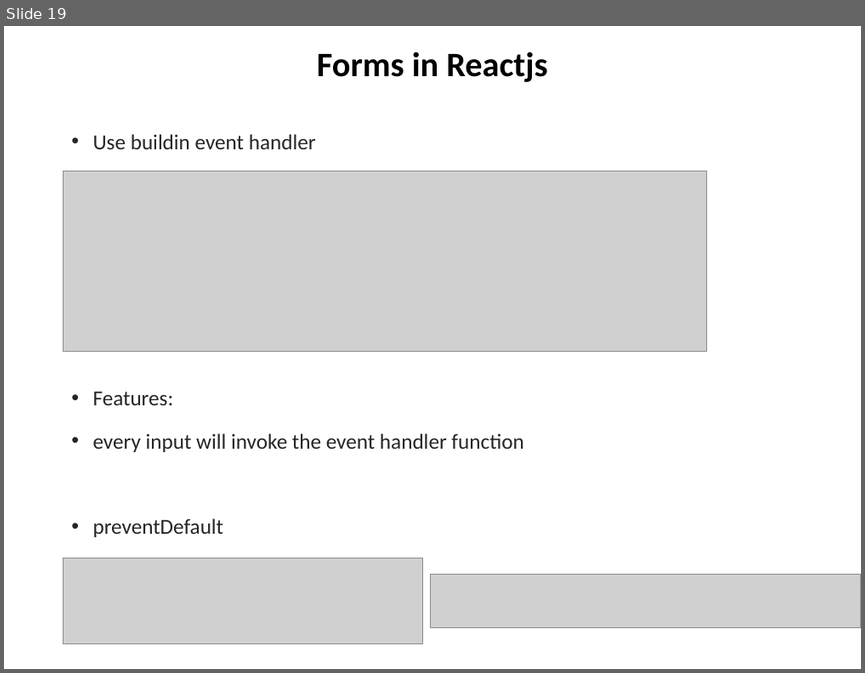
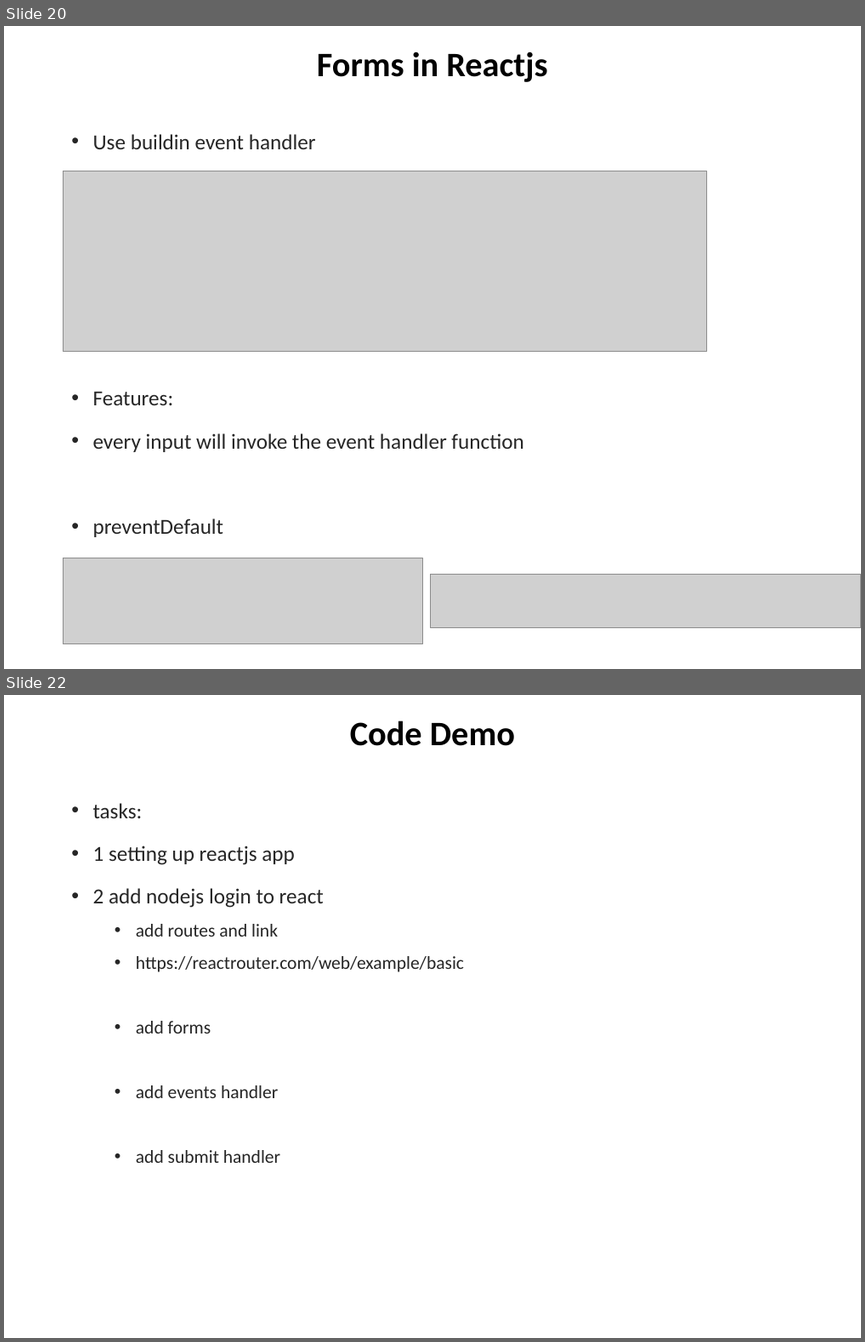
Before and after one commit to chuacw/SGUS-Slides, a slide deck: BCI - Day12 - Reactjs 1 Intro.pptx. Shown one above the other, each under a label of ours: slide 19 before the commit, slides 20 and 22 after it; the slides between them are not shown. The pictures are 865x673 and 865x1342 pixels, drawn with LibreOffice and Linux fonts; fonts in the diff are those of the drawing; grey boxes stand for pictures. Boxes give left, top, right and bottom in pixels: in the first picture for what was removed or moved away, otherwise in the second. Text is boxed around its words. In the diff, an @@ line names an element or a change of style, - is before the commit and + after.

```diff
--- a/BCI - Day12 - Reactjs 1 Intro.pptx
+++ b/BCI - Day12 - Reactjs 1 Intro.pptx
@@ slide 22 added at [4, 695, 861, 1338], background #FFFFFF @@
@@ title added at [350, 721, 515, 746], 28.8 pt, text #000000, bold @@
+Code Demo
@@ text added at [93, 803, 464, 1163], 15.4 pt, text #262626 @@
+• tasks:
+• 1 setting up reactjs app
+• 2 add nodejs login to react
+  • add routes and link
+  • https://reactrouter.com/web/example/basic
+  • add forms
+  • add events handler
+  • add submit handler
@@ what was slide 19 is now slide 20 @@
```
Also in this commit, not shown: 2 slides changed, 3 other slides added, 1 other file.
